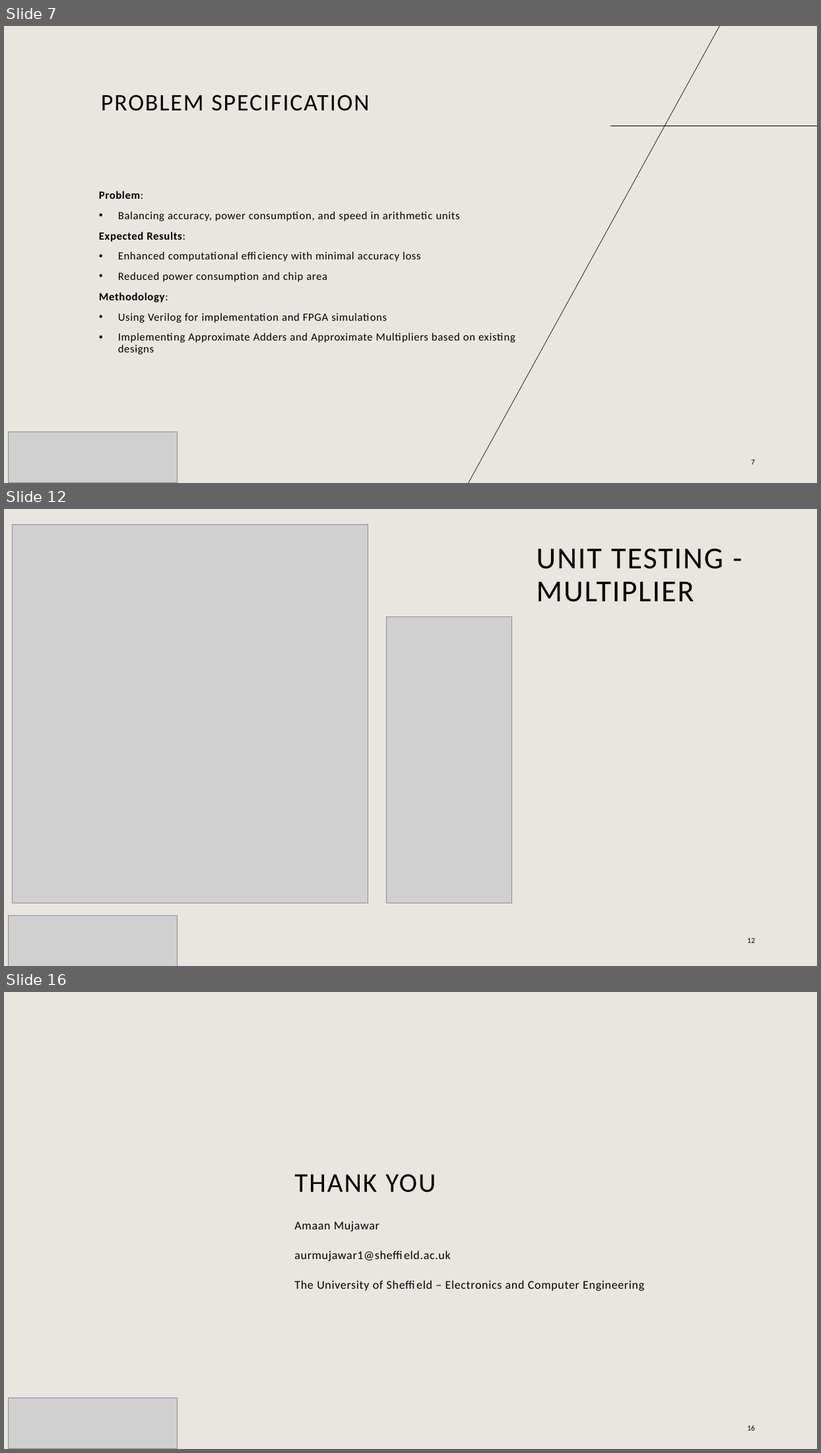
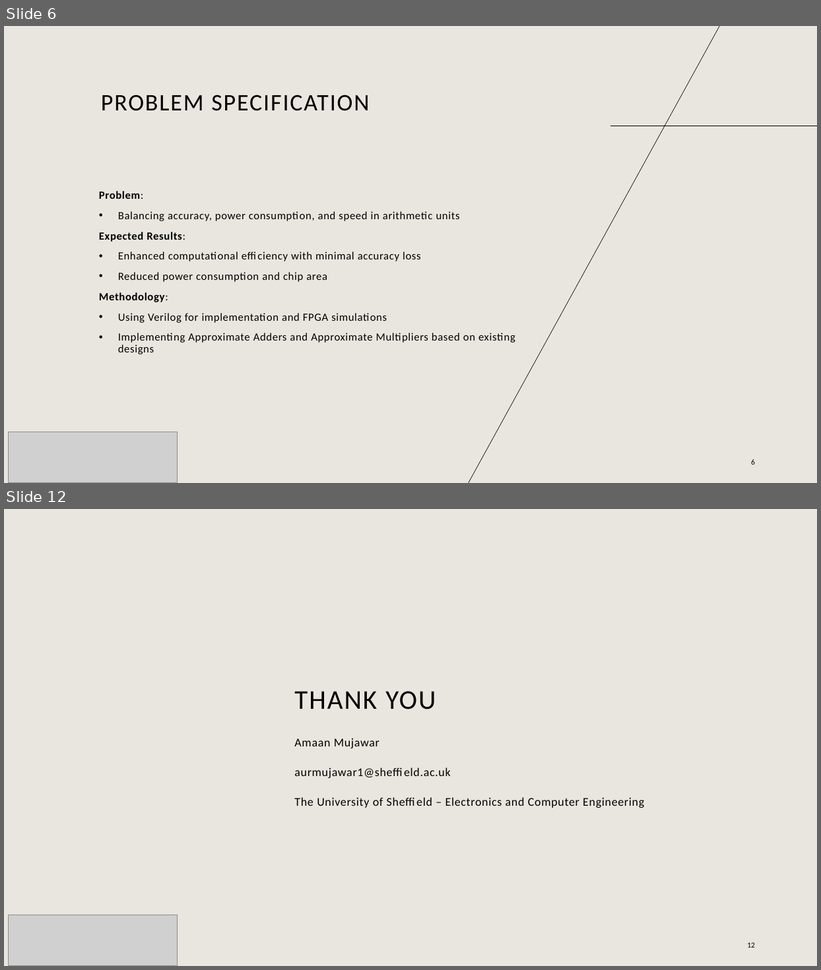
Before and after one commit to AmaanMujawar/EEE381_IIP-Hardware-Accelerator-for-RISCV-Processor, a slide deck: Documents/Public Engagement/PublicEngagementActivity.pptx. Shown one above the other, each under a label of ours: slides 7, 12 and 16 before the commit, slides 6 and 12 after it; the slides between them are not shown. The pictures are 821x1453 and 821x970 pixels, drawn with LibreOffice and Linux fonts; fonts in the diff are those of the drawing; grey boxes stand for pictures; background and template pictures are left out. Boxes give left, top, right and bottom in pixels: in the first picture for what was removed or moved away, otherwise in the second. Text is boxed around its words. In the diff, an @@ line names an element or a change of style, - is before the commit and + after.

```diff
--- a/Documents/Public Engagement/PublicEngagementActivity.pptx
+++ b/Documents/Public Engagement/PublicEngagementActivity.pptx
@@ slide 12 removed at <box>4,509,817,966</box>, background #E9E6DF @@
@@ picture removed at <box>12,524,368,903</box> @@
@@ title removed at <box>537,549,723,602</box> @@
-UNIT TESTING - MULTIPLIER
@@ picture removed at <box>386,617,512,904</box> @@
@@ picture removed at <box>8,916,177,966</box> @@
@@ page number removed at <box>747,938,755,943</box> @@
-12
@@ what was slide 7 is now slide 6 @@
@@ page number at <box>751,460,755,465</box>: text changed @@
-7
+6
@@ what was slide 16 is now slide 12 @@
@@ page number at <box>747,943,755,948</box>: text changed @@
-16
+12
```
Also in this commit, not shown: 4 slides changed, 3 other slides removed.
